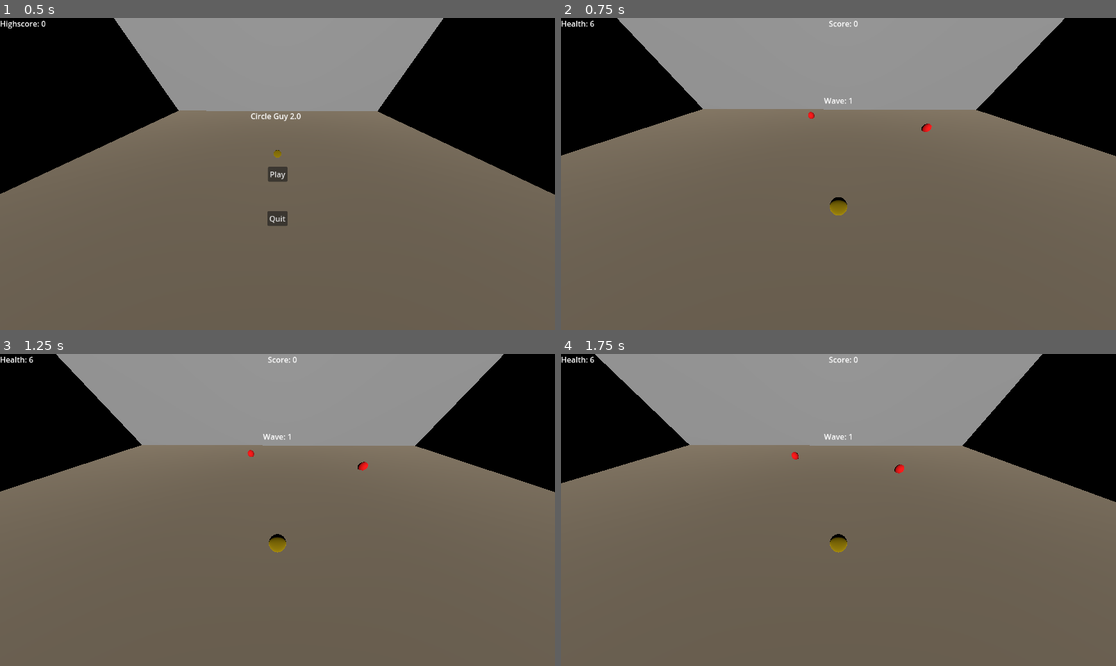
Above: before the commit, frames 1-4 (two rows, left to right).
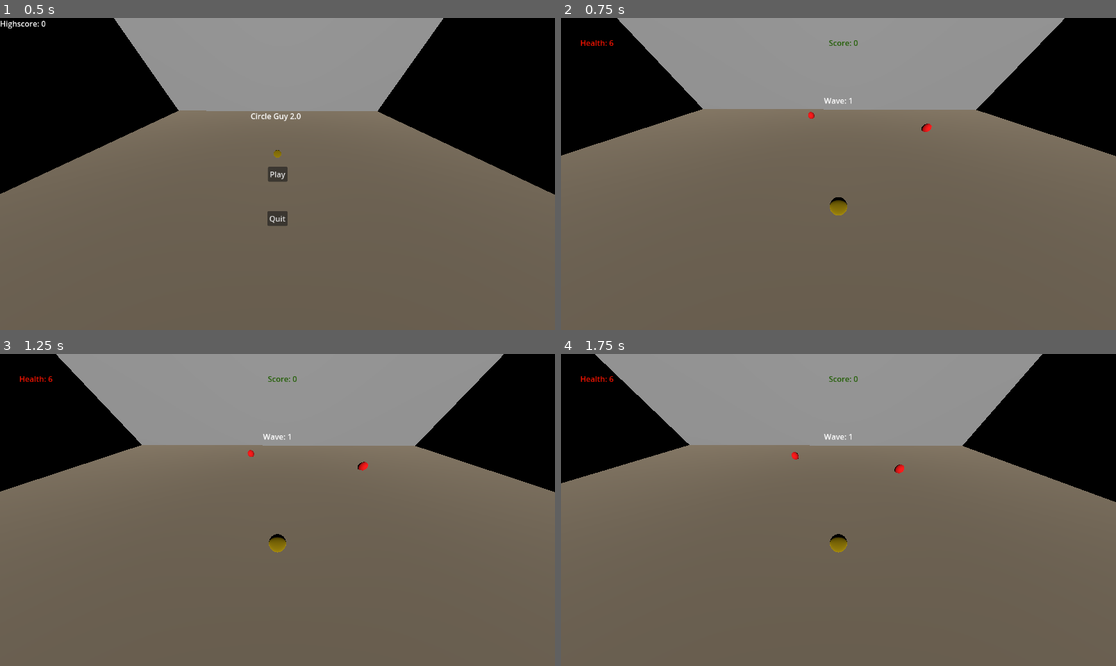
Above: after the commit, the same moments.

Repository: Jontruiz1/CircleGuy2.0
Game: Godot game, scene res://Menu.tscn
Same seed, same stepped clock (60 frames per second), same inputs: the game is played once before the commit and once after it.
Inputs:
- Up to frame 1 (0.5 s): no input
- Up to frame 2 (0.75 s): click "Play" at 0.5 s
- Up to frame 3 (1.25 s): no input
- Up to frame 4 (1.75 s): tap Enter at 1.25 s; hold D (move_right) from 1.28 s (still down)

Frame 1 is identical in both runs. In frame 2, 0.2% of the frame differs, in the area x 0-54%, y 0-9%; in frame 3, 0.2%; in frame 4, 0.2%.

Commit message:
Fixed hit sounds and added shot noises

Diff:
--- a/Test/MainScene/Bullet.gd
+++ b/Test/MainScene/Bullet.gd
@@ -1,16 +1,15 @@
 class_name Bullet
 extends CharacterBody3D
 
+var t = Timer.new()
 
 var shoot_direction = null
 var speed = null
 var damage = null
-var t = Timer.new()
 var target = null
 var source = null
 var origin = null
-var shot = null
-var hurtnoise = null
+var hit = null
 
 #initialize the bullet
 func init(src, playerpos, shoot_input, spd, dmg):
@@ -26,8 +25,7 @@
 
 #make the bullet disappear after a 5 seconds so it doesn't lag the shit out of the game
 func _ready():
-	#shot = $ShotNoise
-	#hurtnoise = $Player/HurtNoise
+	hit = $AudioStreamPlayer
 	self.look_at(target)
 	t.wait_time = 5
 	t.one_shot = true
@@ -54,15 +52,14 @@
 				"Player":
 					if(collider.iFrame.is_stopped()):
 						collider.health -= self.damage
+						collider.hit.play()
 						collider.iFrame.start()
 						queue_free()
-						return
 				"Enemy":
 					collider.health -= self.damage
+					collider.hit.play()
 					if(collider.health <= 0): origin.score += collider.value
-					#shot.play()
 					queue_free()
-					return
 
 
 func process_move(delta):
--- a/Test/MainScene/Bullet.tscn
+++ b/Test/MainScene/Bullet.tscn
@@ -1,7 +1,7 @@
 [gd_scene load_steps=6 format=3 uid="uid://b3vhng1l3ulg"]
 
 [ext_resource type="Script" path="res://MainScene/Bullet.gd" id="1_s7rlb"]
-[ext_resource type="AudioStream" uid="uid://xu7fhga8f2i4" path="res://Shot.mp3" id="2_m5aa1"]
+[ext_resource type="AudioStream" uid="uid://o25vumvpllg6" path="res://Hit.wav" id="2_6x1il"]
 
 [sub_resource type="StandardMaterial3D" id="StandardMaterial3D_yx2pf"]
 albedo_color = Color(0.294118, 0.247059, 0.784314, 1)
@@ -24,6 +24,5 @@
 transform = Transform3D(-0.00132731, -0.149994, 0, 0.149994, -0.00132731, 0, 0, 0, 0.15, 0, 0, 0)
 shape = SubResource("CapsuleShape3D_hh0ue")
 
-[node name="ShotNoise" type="AudioStreamPlayer" parent="."]
-stream = ExtResource("2_m5aa1")
-volume_db = 5.0
+[node name="AudioStreamPlayer" type="AudioStreamPlayer" parent="."]
+stream = ExtResource("2_6x1il")
--- a/Test/MainScene/Camera3D.gd
+++ b/Test/MainScene/Camera3D.gd
@@ -24,6 +24,7 @@
 	healthLabel.text = "Health: " + str(player.health)
 	scoreLabel.text = "Score: " + str(player.score)
 	waveLabel.text = "Wave: " + str(gameManager.wave)
+
 	currentScore = player.score
 	currentHP = player.health
 
--- a/Test/MainScene/Enemy.gd
+++ b/Test/MainScene/Enemy.gd
@@ -1,5 +1,9 @@
 class_name Enemy
 extends CharacterBody3D
+
+var shoot_cooldown = Timer.new()
+var colorMatches = {Color.RED : "Red", Color.BLUE : "Blue", Color.GREEN : "Green", Color.PURPLE : "Purple", Color.BLACK : "Black"}
+
 
 var health = null
 var speed = null
@@ -8,8 +12,7 @@
 var type = null
 var target = null
 var value = null
-var shoot_cooldown = Timer.new()
-var colorMatches = {Color.RED : "Red", Color.BLUE : "Blue", Color.GREEN : "Green", Color.PURPLE : "Purple", Color.BLACK : "Black"}
+var hit = null
 
 func init(hp, spd, dmg, val, shoot, color, player):
 	health = hp
@@ -32,8 +35,12 @@
 	shoot_cooldown.one_shot = true
 	add_child(shoot_cooldown)
 
+func _ready():
+	hit = get_child(2)
+
 # process the shooting if possible
-func process_move():
+func process_shoot():
+
 	if can_shoot and shoot_cooldown.is_stopped():
 		var bullet = preload("res://MainScene/Bullet.tscn").instantiate()
 
@@ -50,6 +57,5 @@
 	if health <= 0:
 		get_tree().get_root().get_node("GameManager").enemyCount -= 1
 		self.queue_free()
-
-	process_move()
+	process_shoot()
 	self.position = self.position.move_toward(target.position, delta * speed)
--- a/Test/MainScene/Enemy.tscn
+++ b/Test/MainScene/Enemy.tscn
@@ -1,6 +1,7 @@
-[gd_scene load_steps=5 format=3 uid="uid://bprj8mlrp3sck"]
+[gd_scene load_steps=6 format=3 uid="uid://bprj8mlrp3sck"]
 
 [ext_resource type="Script" path="res://MainScene/Enemy.gd" id="1_t88ca"]
+[ext_resource type="AudioStream" uid="uid://o25vumvpllg6" path="res://Hit.wav" id="2_ftuyw"]
 
 [sub_resource type="StandardMaterial3D" id="StandardMaterial3D_ix4s6"]
 resource_local_to_scene = true
@@ -22,3 +23,6 @@
 
 [node name="CollisionShape3D" type="CollisionShape3D" parent="."]
 shape = SubResource("SphereShape3D_f2sau")
+
+[node name="AudioStreamPlayer" type="AudioStreamPlayer" parent="."]
+stream = ExtResource("2_ftuyw")
--- a/Test/MainScene/Main.gd
+++ b/Test/MainScene/Main.gd
@@ -7,17 +7,15 @@
 	Color.GREEN : [2, 3, 2, 150, false],
 	Color.PURPLE : [4, 1, 4, 200, true],
 	Color.BLACK : [6, 0, 3, 250, true]
-	#Color.BROWN :[
+	#Color.BROWN :[]
 }
 var enemyColors = [Color.RED, Color.BLUE, Color.GREEN, Color.PURPLE, Color.BLACK]
 var powerUps = []
 var wave = 1
 var enemyCount = 0
-var player
-var rng
-var camera
-
-signal pause()
+var player = null
+var rng = null
+var camera = null
 
 # Called when the node enters the scene tree or the first time.
 func _ready():
--- /dev/null
+++ b/Test/MainScene/Main.gdshader
@@ -0,0 +1,5 @@
+shader_type canvas_item;
+
+void fragment() {
+	// Place fragment code here.
+}
--- a/Test/MainScene/Main.tscn
+++ b/Test/MainScene/Main.tscn
@@ -1,8 +1,7 @@
-[gd_scene load_steps=11 format=3 uid="uid://c7sfquecmyevw"]
+[gd_scene load_steps=13 format=3 uid="uid://c7sfquecmyevw"]
 
 [ext_resource type="Script" path="res://MainScene/Main.gd" id="1_l1vgf"]
 [ext_resource type="PackedScene" uid="uid://dwipgp8vfg4ky" path="res://MainScene/Player.tscn" id="2_cldc5"]
-[ext_resource type="AudioStream" uid="uid://bp86baaa7jbmm" path="res://Hurt.wav" id="3_kit6j"]
 [ext_resource type="Script" path="res://MainScene/Camera3D.gd" id="3_stuor"]
 [ext_resource type="PackedScene" uid="uid://ctyndqylo8n5n" path="res://MainScene/SideWalls.tscn" id="4_q5l4h"]
 [ext_resource type="PackedScene" uid="uid://do6yti2hwvnnn" path="res://MainScene/TopWall.tscn" id="5_l8k5i"]
@@ -17,6 +16,14 @@
 [sub_resource type="BoxMesh" id="BoxMesh_b8n83"]
 material = SubResource("StandardMaterial3D_i2oc3")
 size = Vector3(2.6, 1, 1.9)
+
+[sub_resource type="Theme" id="Theme_m2kn0"]
+
+[sub_resource type="LabelSettings" id="LabelSettings_x8gw3"]
+font_color = Color(0.952941, 0.0745098, 0, 1)
+
+[sub_resource type="LabelSettings" id="LabelSettings_e6b8s"]
+font_color = Color(0.117647, 0.360784, 0, 1)
 
 [node name="GameManager" type="Node3D"]
 process_mode = 3
@@ -41,10 +48,6 @@
 process_mode = 1
 transform = Transform3D(1, 0, 0, 0, 1, 0, 0, 0, 1, 0, 0.923919, 0)
 
-[node name="HurtNoise" type="AudioStreamPlayer" parent="Player"]
-stream = ExtResource("3_kit6j")
-volume_db = 5.0
-
 [node name="Camera3D" type="Camera3D" parent="."]
 process_mode = 1
 transform = Transform3D(1, 0, 0, 0, 0.644377, 0.764708, 0, -0.764708, 0.644377, 0, 8.42707, 9.745)
@@ -52,19 +55,25 @@
 script = ExtResource("3_stuor")
 
 [node name="Health Text" type="Label" parent="Camera3D"]
-offset_right = 40.0
-offset_bottom = 23.0
+offset_left = 40.0
+offset_top = 40.0
+offset_right = 100.0
+offset_bottom = 66.0
+theme = SubResource("Theme_m2kn0")
 text = "Health: "
+label_settings = SubResource("LabelSettings_x8gw3")
 
 [node name="Score" type="Label" parent="Camera3D"]
 anchors_preset = 5
 anchor_left = 0.5
 anchor_right = 0.5
 offset_left = -20.0
+offset_top = 40.0
 offset_right = 48.0
-offset_bottom = 23.0
+offset_bottom = 66.0
 grow_horizontal = 2
 text = "Score: "
+label_settings = SubResource("LabelSettings_e6b8s")
 
 [node name="Wave" type="Label" parent="Camera3D"]
 visible = false
--- a/Test/MainScene/Player.gd
+++ b/Test/MainScene/Player.gd
@@ -12,13 +12,16 @@
 var score = 0
 var save_path = "user://score.save"
 var hurt = null
+var shotSound = null
+var hit = null
 
 # Get the gravity from the project settings to be synced with RigidBody nodes.
 var gravity = ProjectSettings.get_setting("physics/3d/default_gravity")
 
 func _ready():
-
-	hurt = $HurtNoise
+	shotSound = get_child(2)
+	hurt = get_child(3)
+	hit = get_child(4)
 
 	# iFrame cooldown
 	iFrame.wait_time = 1
@@ -40,7 +43,7 @@
 	if shoot_input and shoot_cooldown.is_stopped():
 		# load and instantiate the bullet
 		var bullet = preload("res://MainScene/Bullet.tscn").instantiate()
-
+		shotSound.play()
 		#initialize bullet, add to tree, start shoot cooldown
 		bullet.init(self ,self.position, shoot_input, bullet_speed, damage)
 		get_tree().get_root().add_child(bullet)
--- a/Test/MainScene/Player.tscn
+++ b/Test/MainScene/Player.tscn
@@ -1,6 +1,9 @@
-[gd_scene load_steps=5 format=3 uid="uid://dwipgp8vfg4ky"]
+[gd_scene load_steps=8 format=3 uid="uid://dwipgp8vfg4ky"]
 
 [ext_resource type="Script" path="res://MainScene/Player.gd" id="1_m55gv"]
+[ext_resource type="AudioStream" uid="uid://d31sdwmj5nctf" path="res://Shot.wav" id="2_om7q5"]
+[ext_resource type="AudioStream" uid="uid://bp86baaa7jbmm" path="res://Hurt.wav" id="3_toq8d"]
+[ext_resource type="AudioStream" uid="uid://o25vumvpllg6" path="res://Hit.wav" id="4_tkqjy"]
 
 [sub_resource type="SphereShape3D" id="SphereShape3D_figho"]
 radius = 0.519702
@@ -20,3 +23,14 @@
 
 [node name="MeshInstance3D" type="MeshInstance3D" parent="."]
 mesh = SubResource("SphereMesh_cibx0")
+
+[node name="ShotSound" type="AudioStreamPlayer" parent="."]
+stream = ExtResource("2_om7q5")
+volume_db = -20.0
+
+[node name="HurtNoise" type="AudioStreamPlayer" parent="."]
+stream = ExtResource("3_toq8d")
+volume_db = -20.0
+
+[node name="ShotNoise" type="AudioStreamPlayer" parent="."]
+stream = ExtResource("4_tkqjy")
--- a/Test/Menu.tscn
+++ b/Test/Menu.tscn
@@ -56,7 +56,7 @@
 "
 script = ExtResource("2_83584")
 
-[node name="RichTextLabel" type="RichTextLabel" parent="Camera3D"]
+[node name="Title" type="RichTextLabel" parent="Camera3D"]
 anchors_preset = 5
 anchor_left = 0.5
 anchor_right = 0.5
Not shown, added: Test/Hit.wav.import
Not shown, removed: Test/Shot.mp3.import
Not shown, added: Test/Shot.wav.import
Not shown, added: Test/Hit.wav
Not shown, removed: Test/Shot.mp3
Not shown, added: Test/Shot.wav
